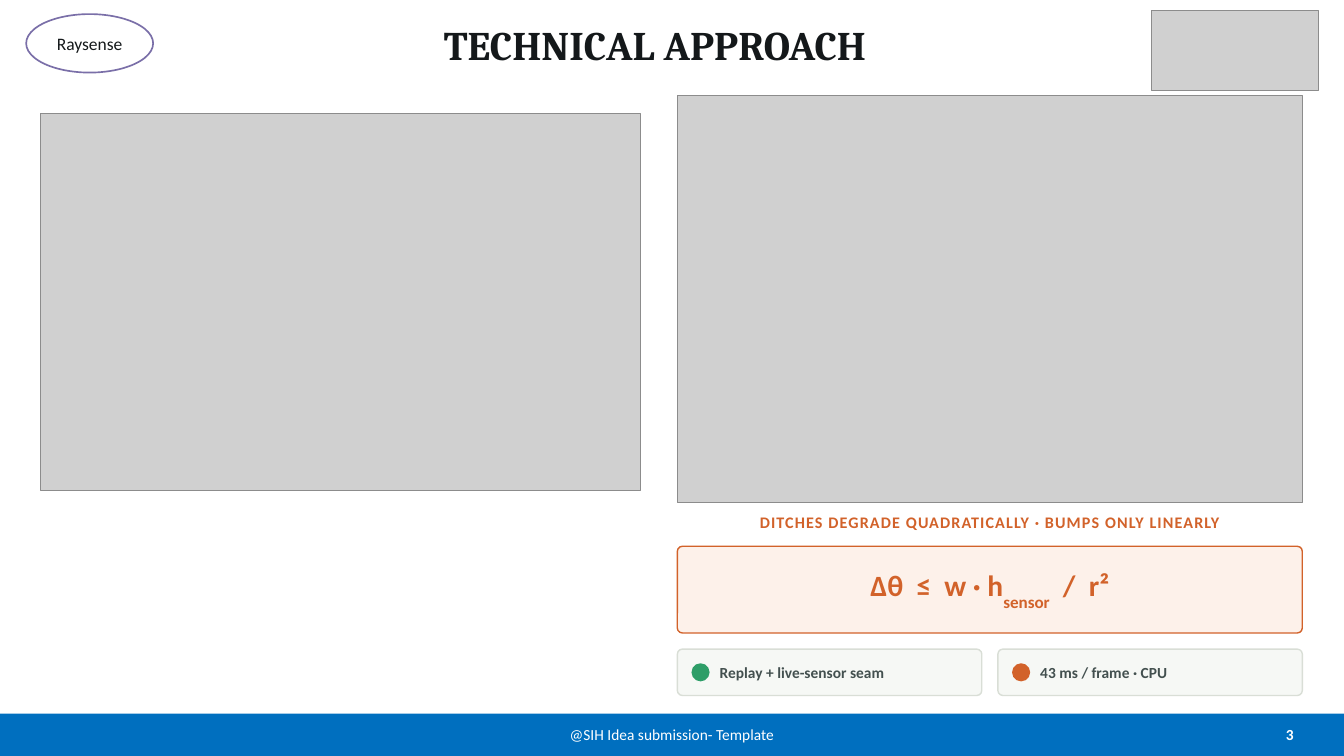
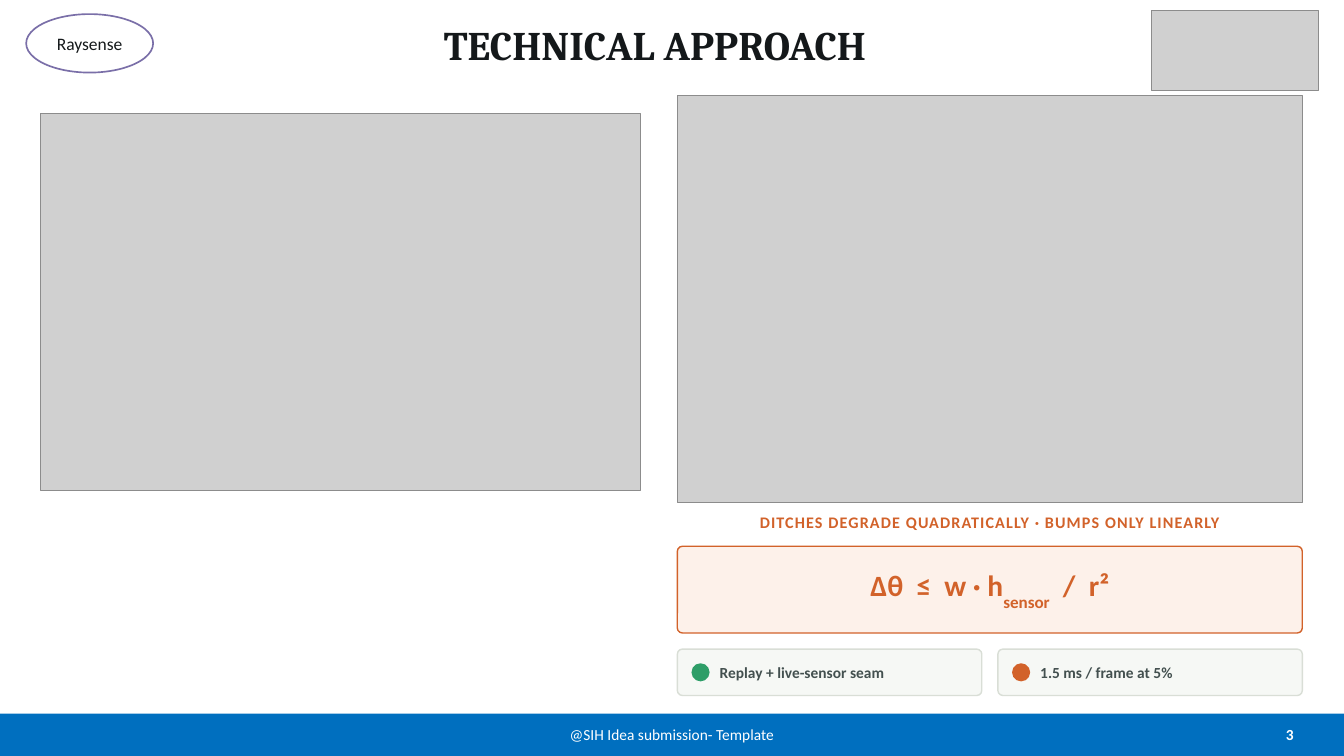
Before and after one commit to jnanottamgy/Raysense_sih, a slide deck: slide 3 of presentation/SIH2026_Raysense_CORRECTED.pptx. Drawn at 1344x756 pixels with LibreOffice and Linux fonts; fonts in the diff are those of the drawing; grey boxes stand for pictures. Boxes give left, top, right and bottom in pixels: in the first picture for what was removed or moved away, otherwise in the second. Text is boxed around its words. In the diff, an @@ line names an element or a change of style, - is before the commit and + after.

```diff
--- a/presentation/SIH2026_Raysense_CORRECTED.pptx
+++ b/presentation/SIH2026_Raysense_CORRECTED.pptx
@@ text at box(1040, 667, 1172, 678): text changed @@
-43 ms / frame · CPU
+1.5 ms / frame at 5%
```
Also in this commit, not shown: 13 other files.
